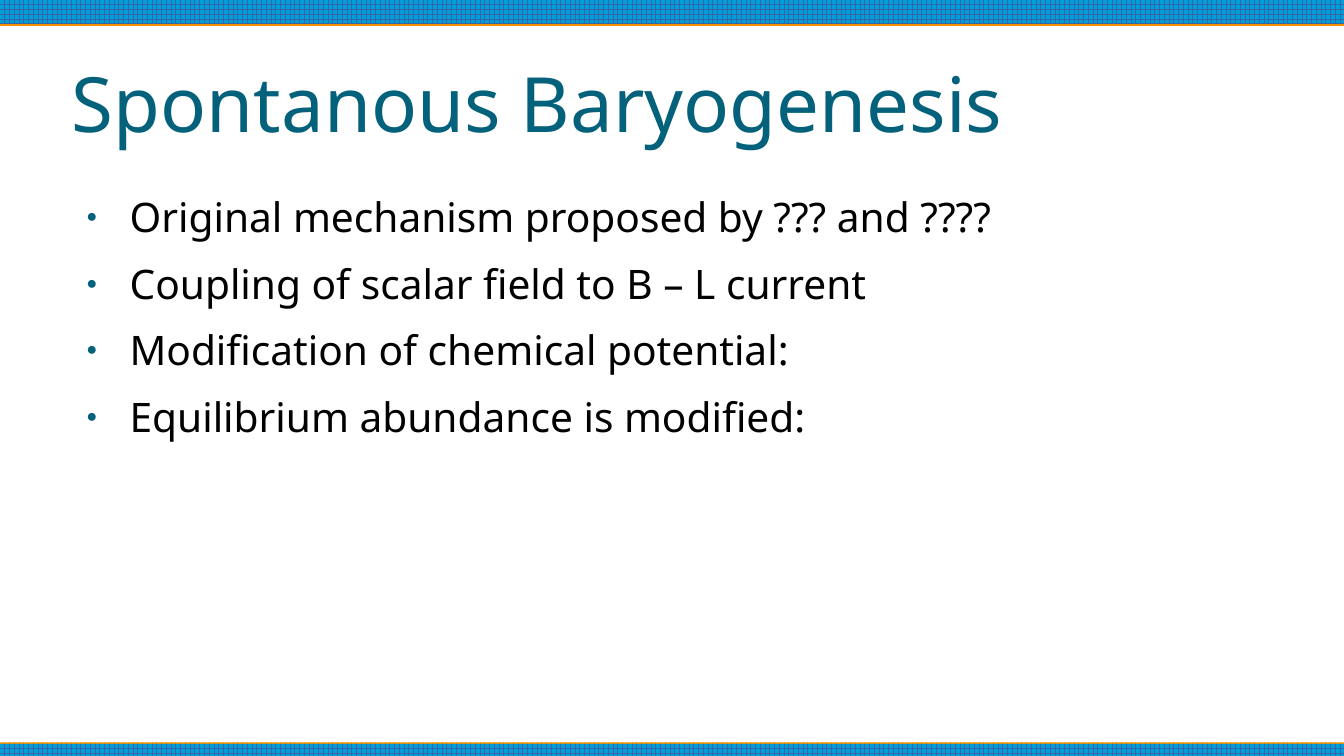
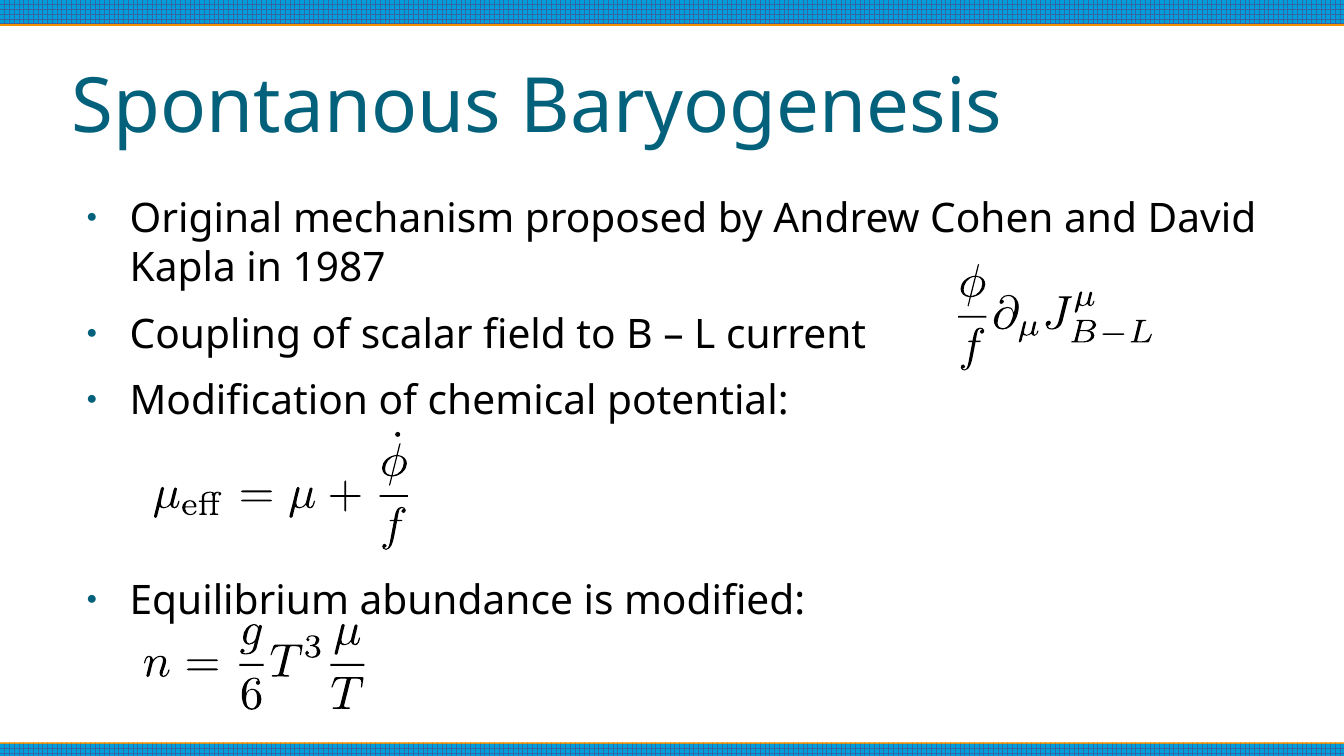
Before and after one commit to anna-jana/masters-project, a slide deck: slide 4 of reports/thesis-talk/presentation.odp. Drawn at 1344x756 pixels with LibreOffice and Linux fonts; fonts in the diff are those of the drawing. Boxes give left, top, right and bottom in pixels: in the first picture for what was removed or moved away, otherwise in the second. Text is boxed around its words. In the diff, an @@ line names an element or a change of style, - is before the commit and + after.

```diff
--- a/reports/thesis-talk/presentation.odp
+++ b/reports/thesis-talk/presentation.odp
@@ text at (130, 201, 1257, 291): text changed @@
-● Original mechanism proposed by ??? and ????
+● Original mechanism proposed by Andrew Cohen and David Kapla in 1987
@@ group added at (959, 265, 1153, 371): 11 freeform shapes @@
@@ group added at (154, 432, 407, 550): 11 freeform shapes @@
@@ group added at (144, 624, 365, 711): 11 freeform shapes @@
```
Also in this commit, not shown: 6 other slides changed, 1 other file.
